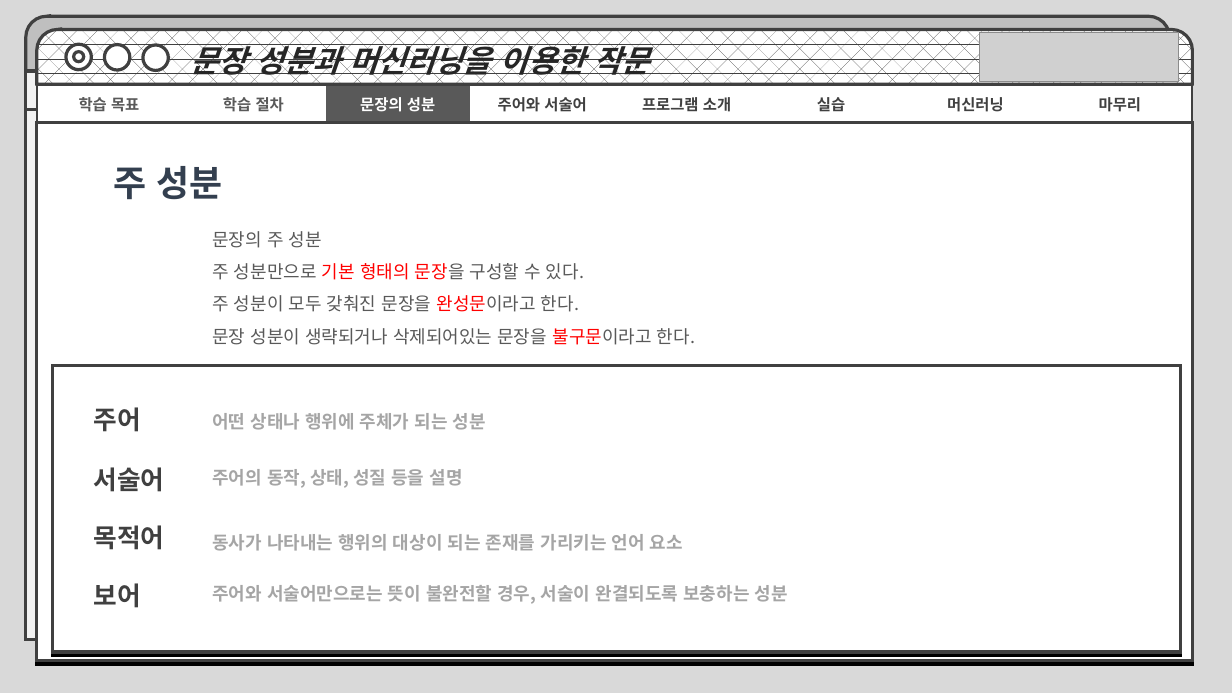
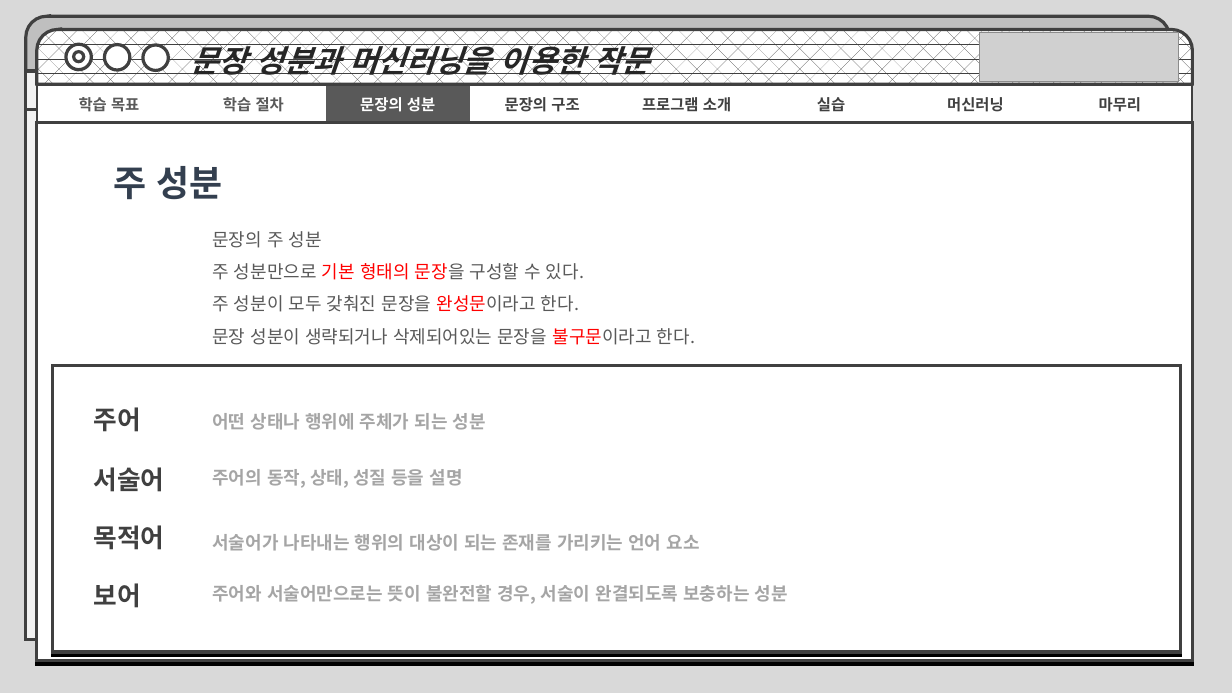
Before and after one commit to MachineLearningPython/E.Korean-Subject-and-Predicate, a slide deck: slide 6 of 문장의 성분과 머신러닝을 통한 작문.pptx. Drawn at 1232x693 pixels with LibreOffice and Linux fonts; fonts in the diff are those of the drawing; grey boxes stand for pictures. Boxes give left, top, right and bottom in pixels: in the first picture for what was removed or moved away, otherwise in the second. Text is boxed around its words. In the diff, an @@ line names an element or a change of style, - is before the commit and + after.

```diff
--- a/문장의 성분과 머신러닝을 통한 작문.pptx
+++ b/문장의 성분과 머신러닝을 통한 작문.pptx
@@ table at (37, 85, 1190, 123) @@
-row 1, column 4: 주어와 서술어
+row 1, column 4: 문장의 구조
@@ text at (212, 534, 699, 551): text changed @@
-동사가 나타내는 행위의 대상이 되는 존재를 가리키는 언어 요소
+서술어가 나타내는 행위의 대상이 되는 존재를 가리키는 언어 요소
```
Also in this commit, not shown: 17 other slides changed, 4 slides added, 1 other file.
